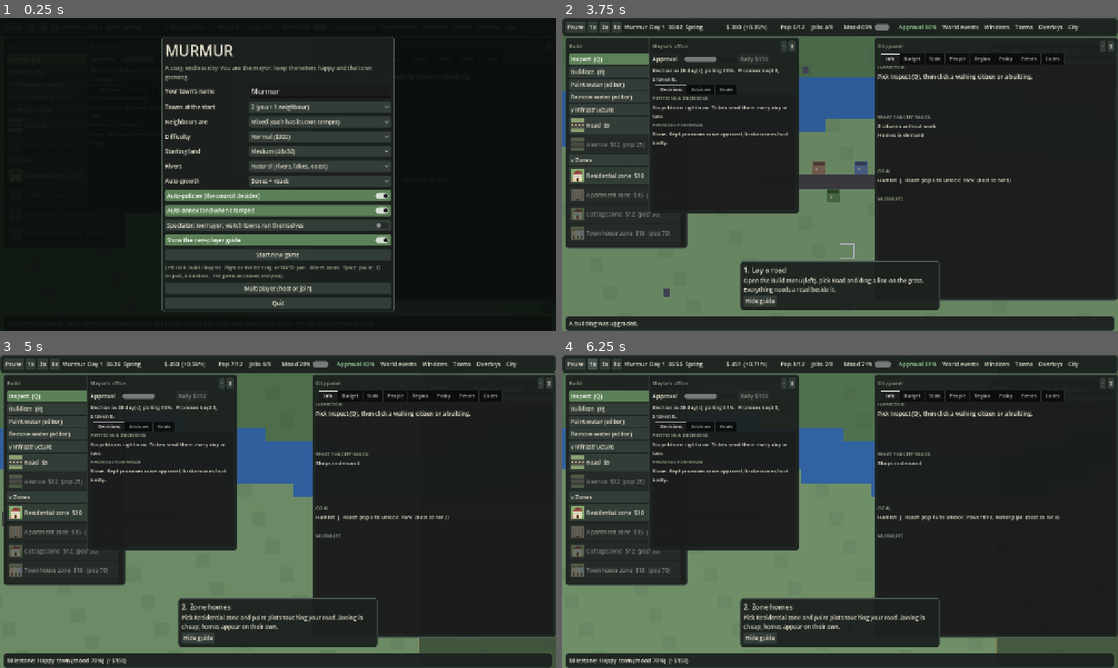
Above: before the commit, frames 1-4 (two rows, left to right).
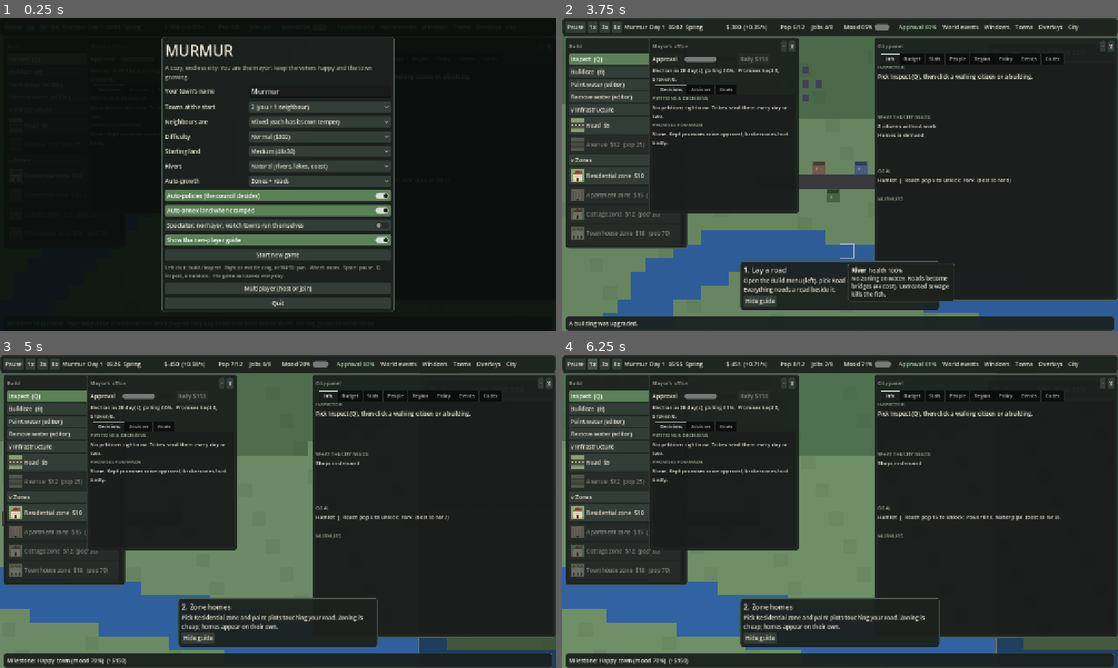
Above: after the commit, the same moments.

Repository: krugerhomeassistant/murmur
Game: Godot game, scene res://scenes/main.tscn
Same seed, same stepped clock (60 frames per second), same inputs: the game is played once before the commit and once after it.
Inputs (mouse positions are in pixels of both pictures, inside the frame that each line leads up to):
- Up to frame 1 (0.25 s): no input
- Up to frame 2 (3.75 s): click "Normal ($300)" at 0.5 s; click "Normal ($300)" at 1.25 s; click "Show the new-player guide" at 2 s; click "Show the new-player guide" at 2.75 s; click "Start new game" at 3.5 s
- Up to frame 3 (5 s): tap A at 4.25 s; move the mouse to (400, 495) at 4.27 s; hold D from 4.28 s (still down); tap Enter at 4.35 s; click (400, 495) at 4.42 s; tap Space at 4.52, 4.82 s
- Up to frame 4 (6.25 s): release D at 5 s; tap A at 5 s; drag from (728, 527) to (812, 574) at 5.02 s; click "1x" at 5.75 s

The runs differ from the first frame. In frame 2, 9.8% of the frame differs, in the area x 0-100%, y 18-100%; in frame 3, 8.0%; in frame 4, 7.8%.

Commit message:
World: rivers rise at the foot of hills; player's start town gets water

Diff:
--- a/client/scripts/main.gd
+++ b/client/scripts/main.gd
@@ -181,8 +181,8 @@
 	return p
 
 
-## True if a town started on plot g would stand on dry, mostly land ground: the seed layout is dry and the start territory is at most 35% water.
-func _site_ok(w: World, g: Vector2i, lw: int, lh: int) -> bool:
+## True if a town started on plot g would stand on dry, mostly land ground: the seed layout is dry and the start territory has at least `min_wet` and at most 35% water tiles.
+func _site_ok(w: World, g: Vector2i, lw: int, lh: int, min_wet := 0) -> bool:
 	var wo := City.plot_origin(g)
 	var foot := w.region(wo.x + City.OX + 18, wo.y + City.OY + 15, 13, 3)["k"] as PackedByteArray
 	for k in foot:
@@ -193,7 +193,7 @@
 	for k in t:
 		if k == World.K.SEA or k == World.K.RIVER:
 			wet += 1
-	return wet <= t.size() * 0.35
+	return wet <= t.size() * 0.35 and wet >= min_wet
 
 
 ## A world whose first `n` plots all make good town sites (best of 40 tries if none is perfect).
@@ -205,7 +205,7 @@
 		var w := World.new(base + a * 7919)
 		var ok := 0
 		for k in n:
-			if not _site_ok(w, spiral(k), lw, lh):
+			if not _site_ok(w, spiral(k), lw, lh, 30 if k == 0 and world_rivers else 0):  # your own town gets some water for ports and fishing
 				break
 			ok += 1
 		if ok > best_ok:
--- a/client/scripts/world.gd
+++ b/client/scripts/world.gd
@@ -68,7 +68,7 @@
 			return _fbm(x / 110.0, y / 110.0, seed, 4)
 		F.MOIST:
 			return _fbm(x / 90.0, y / 90.0, seed + 101, 3)
-	return _fbm(x / 70.0, y / 70.0, seed + 211, 3)
+	return _fbm(x / 90.0, y / 90.0, seed + 211, 2)
 
 
 ## Interpolated field over the w*h tiles starting at (x0, y0), row-major.
@@ -134,7 +134,7 @@
 				kind = K.SEA
 			else:
 				var river := false
-				if e > SEA_LEVEL + 0.02:
+				if e > SEA_LEVEL + 0.02 and e < 0.64:  # springs rise at the foot of the hills
 					for dj in range(-1, 2):
 						for di in range(-1, 2):
 							if line[(j + PAD + dj) * n + i + PAD + di] == 1:
Not shown, changed: CHANGELOG.md
Not shown, changed: docs/ACTIVE_CONTEXT.md
Not shown, changed: docs/WIKI.md
